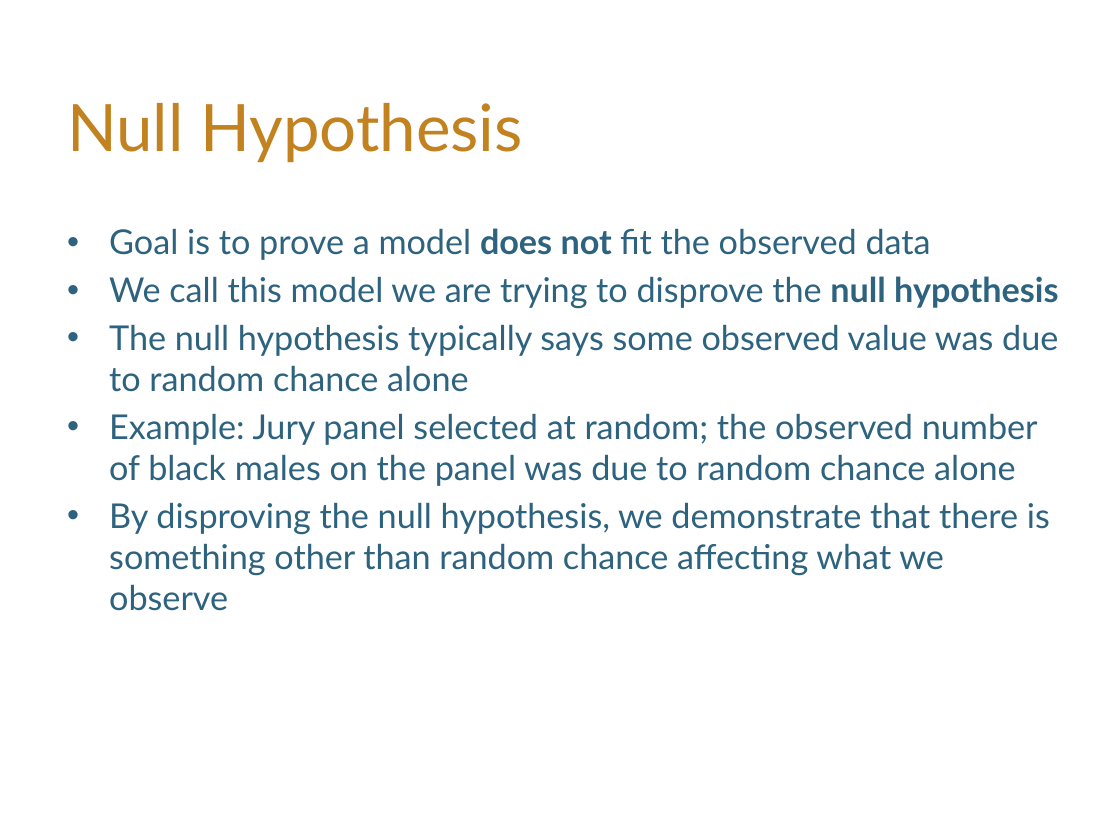
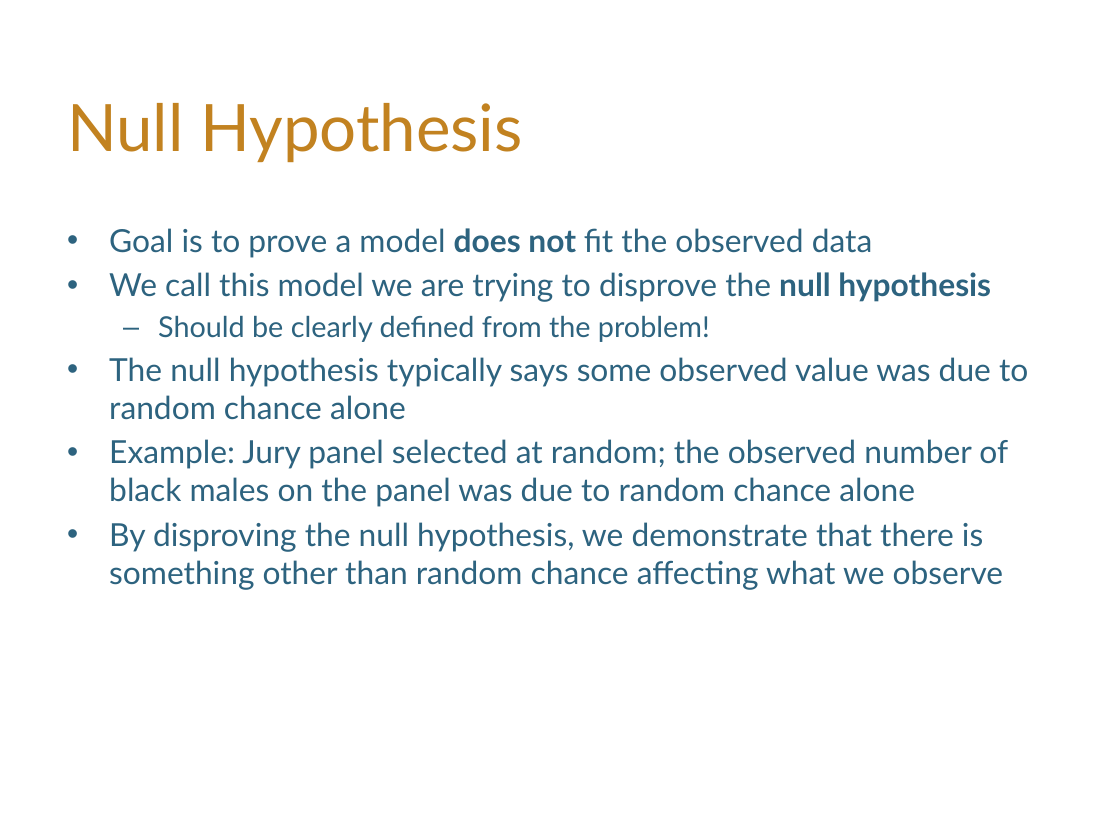
Before and after one commit to hLuo27/teaching, a slide deck: slide 4 of data8/slides/lab6.pptx. Drawn at 1120x840 pixels with LibreOffice and Linux fonts; fonts in the diff are those of the drawing; background and template pictures are left out. Boxes give left, top, right and bottom in pixels: in the first picture for what was removed or moved away, otherwise in the second. Text is boxed around its words. In the diff, an @@ line names an element or a change of style, - is before the commit and + after.

```diff
--- a/data8/slides/lab6.pptx
+++ b/data8/slides/lab6.pptx
@@ text at [109, 228, 1028, 590]: size 22 to 20.4 pt @@
@@ text at [158, 315, 710, 342]: paragraph added @@
+  – Should be clearly defined from the problem!
```
Also in this commit, not shown: 2 other slides changed, 2 slides added, 2 slides removed, 1 other file.
